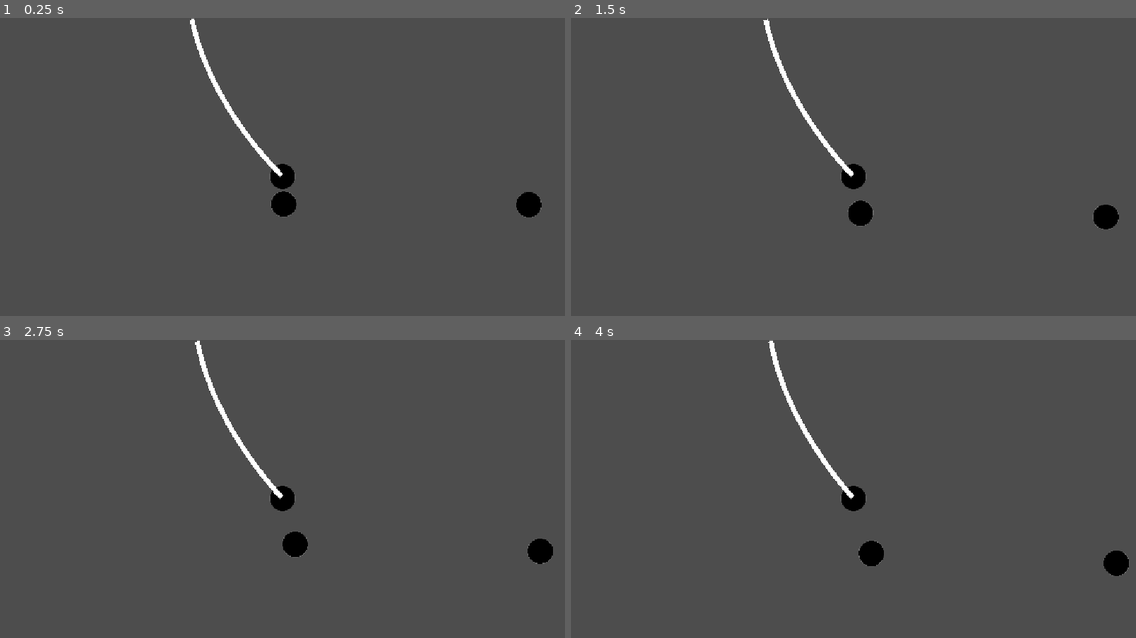
Above: before the commit, frames 1-4 (two rows, left to right).
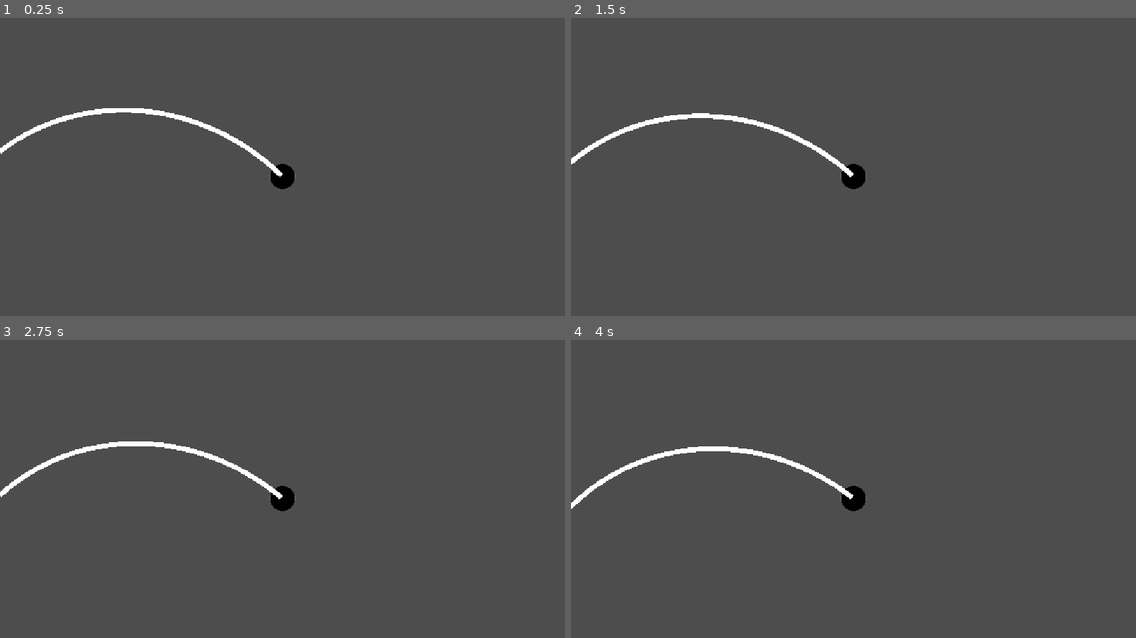
Above: after the commit, the same moments.

Repository: CSHitt/TSA-Video-Game-2027
Game: Godot game, scene res://scenes/gravity_demo.tscn
Same seed, same stepped clock (60 frames per second), same inputs: the game is played once before the commit and once after it.
Inputs:
- Up to frame 1 (0.25 s): no input
- Up to frame 2 (1.5 s): no input
- Up to frame 3 (2.75 s): no input
- Up to frame 4 (4 s): no input

The runs differ from the first frame. In frame 1, 1.9% of the frame differs, in the area x 0-96%, y 0-67%; in frame 2, 1.9%; in frame 3, 2.0%; in frame 4, 2.0%, in the area x 0-99%, y 0-80%.

Commit message:
Added zoom and removed planet rotation
Also added controls to godot project for zoom

Diff:
--- a/project.godot
+++ b/project.godot
@@ -27,6 +27,19 @@
 "res://scripts/": "green"
 }
 
+[input]
+
+1={
+"deadzone": 0.2,
+"events": [Object(InputEventKey,"resource_local_to_scene":false,"resource_name":"","device":-1,"window_id":0,"alt_pressed":false,"shift_pressed":false,"ctrl_pressed":false,"meta_pressed":false,"pressed":false,"keycode":0,"physical_keycode":49,"key_label":0,"unicode":49,"location":0,"echo":false,"script":null)
+]
+}
+2={
+"deadzone": 0.2,
+"events": [Object(InputEventKey,"resource_local_to_scene":false,"resource_name":"","device":-1,"window_id":0,"alt_pressed":false,"shift_pressed":false,"ctrl_pressed":false,"meta_pressed":false,"pressed":false,"keycode":0,"physical_keycode":50,"key_label":0,"unicode":50,"location":0,"echo":false,"script":null)
+]
+}
+
 [physics]
 
 3d/physics_engine="Jolt Physics"
--- a/scenes/gravity_demo.tscn
+++ b/scenes/gravity_demo.tscn
@@ -5,17 +5,13 @@
 @onready var planet: StaticBody2D = $\"../Planet\"
 @onready var collision_shape_2d: CollisionShape2D = $CollisionShape2D
 @onready var line_2d: Line2D = $\"../Line2D\"
-@onready var planet_rotate: StaticBody2D = $\"../Planet\"
-@onready var planet_2_rotate: StaticBody2D = $\"../Planet2\"
-@onready var planet_1_rotate: StaticBody2D = $\"../Planet\"
-
-var planet_1_radius = 1000
-var planet_2_radius =500
-var camera_size = Vector2(530,320)
+@onready var camera_2d: Camera2D = $Camera2D
+
+
+var camera_size = Vector2(560,320)
 
 var prediction_timer = 0
 
-var angle =0
 var rocket_mass = 10
 var planet_mass = 100000
 
@@ -49,9 +45,8 @@
 '''
 
 func _physics_process(delta: float) -> void:
-	angle += 0.01 * delta
-	planet_1_rotate.position = Vector2(cos(angle)*planet_1_radius, sin(angle)*planet_1_radius)
-	planet_2_rotate.position = Vector2(cos(angle)*planet_2_radius, sin(angle)*planet_2_radius)
+
+
 
 	dis_x = planet.global_position.x - global_position.x
 	dis_y = planet.global_position.y - global_position.y
@@ -77,12 +72,18 @@
 	else:
 		move.x = 0
 
-	apply_central_force(gravity_dir + (move*1000))
+	apply_central_force(gravity_dir + (move*500*delta))
 	#print(gravity_dis)
 
-
-
-	#predict trajeectory is made by chatgpt, edit it later to make it myself
+	if Input.is_action_pressed(\"2\"):
+		camera_2d.zoom += Vector2(0.01,0.01)
+
+	if Input.is_action_pressed(\"1\"):
+		camera_2d.zoom -= Vector2(0.01,0.01)
+
+	camera_size = (get_viewport_rect().size/2)/camera_2d.zoom
+
+	#predict trajeectory was made by chatgpt, edit it later to make it myself
 	prediction_timer += 1
 
 	if prediction_timer >= 1:
@@ -115,7 +116,7 @@
 			line_on_cam = false
 		if last_point.y >= camera_size.y + global_position.y or last_point.y <= (camera_size.y-global_position.y) *-1:
 			line_on_cam = false
-		if line_2d.get_point_count() >=800:
+		if line_2d.get_point_count() >=500:
 			line_on_cam = false
 
 
@@ -156,7 +157,7 @@
 radius = 27.018513
 
 [sub_resource type="CircleShape2D" id="CircleShape2D_0yd1l"]
-radius = 400.0
+radius = 3000.0
 
 [node name="GravityDemo" type="Node2D" unique_id=1806211021]
 
@@ -178,7 +179,7 @@
 round_precision = 1
 
 [node name="Planet2" type="StaticBody2D" parent="." unique_id=230906139]
-position = Vector2(-200, -200)
+position = Vector2(-5421, 2276)
 
 [node name="Ball" type="Sprite2D" parent="Planet2" unique_id=1635682273]
 texture = SubResource("GradientTexture2D_yfnbx")
